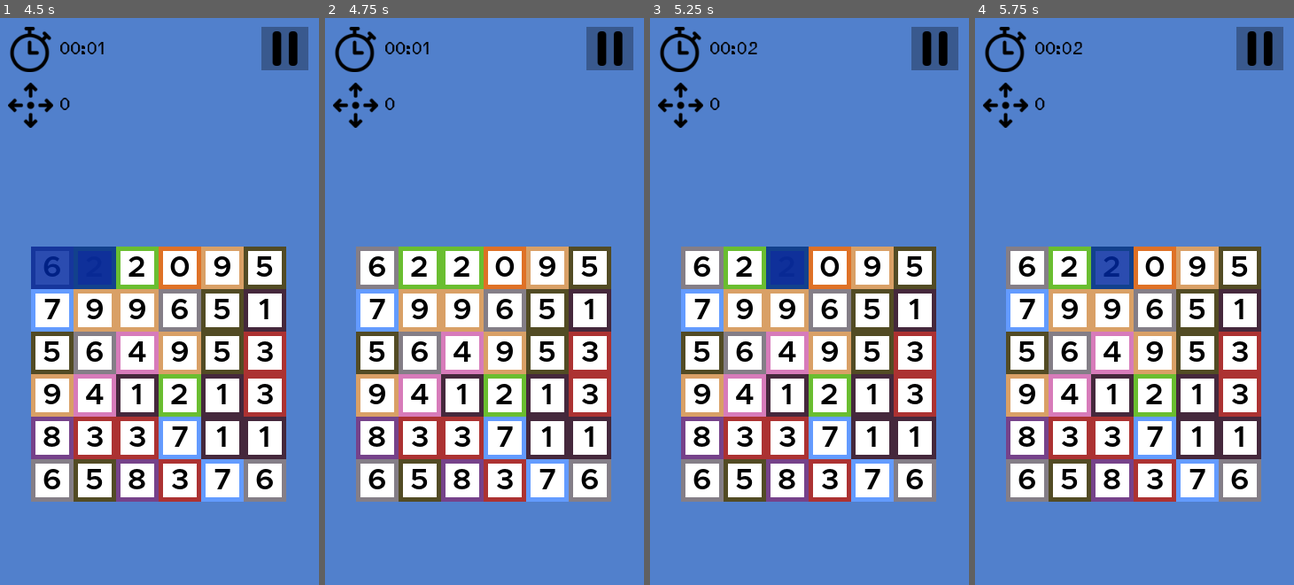
Above: before the commit, frames 1-4 (left to right).
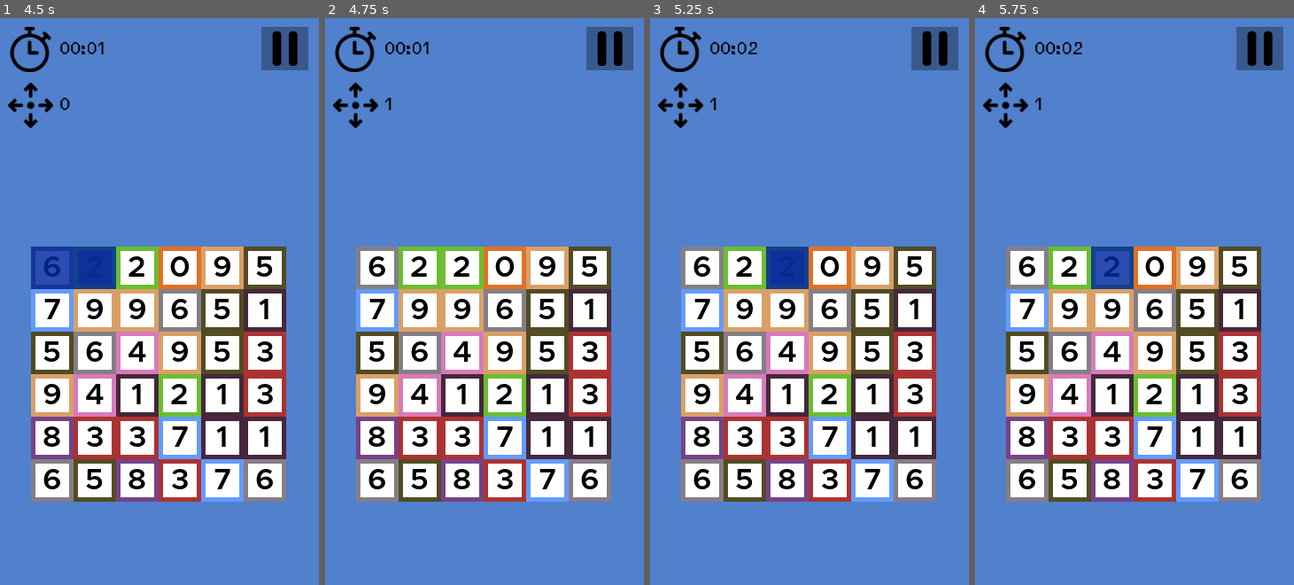
Above: after the commit, the same moments.

Repository: BKopysc/NumericSwipeG3
Game: Godot game, scene res://main.tscn
The game is run twice, just before and just after one commit, with the same random seed, the same clock (stepped at 60 frames per second) and the same inputs.
Inputs (mouse positions are in pixels of both pictures, inside the frame that each line leads up to):
- Up to frame 1 (4.5 s): click "Play" at 0.5 s; click "Easy" at 1.25 s; click (283, 46) at 2 s; click "Resume" at 2.75 s; tap Enter at 3.5 s; move the mouse to (31, 244) at 3.52 s; click (31, 244) at 3.67 s; tap Space at 4.25 s; move the mouse to (73, 244) at 4.27 s; click (73, 244) at 4.42 s
- Up to frame 2 (4.75 s): no input
- Up to frame 3 (5.25 s): tap Enter at 5 s; move the mouse to (764, 244) at 5.02 s; click (764, 244) at 5.17 s
- Up to frame 4 (5.75 s): no input

Frame 1 is identical in both runs. In frame 2, less than 0.1% of the frame differs, in the area x 18-22%, y 14-17%; in frame 3, less than 0.1%; in frame 4, less than 0.1%.

Commit message:
working prototype

Diff:
--- a/levels/DefaultLevel.gd
+++ b/levels/DefaultLevel.gd
@@ -2,6 +2,7 @@
 
 
 var timer_ctr = 0
+var move_ctr = 0
 var level_selected = 0
 
 # Called when the node enters the scene tree for the first time.
@@ -28,3 +29,8 @@
 func _on_BasicTimer_timeout():
 	timer_ctr += 1
 	$LevelHud.update_timer(timer_ctr)
+
+
+func _on_TileContainer_moved(is_success):
+	move_ctr += 1
+	$LevelHud/CanvasLayer/HBoxContainerMove/MoveLabel.text = str(move_ctr)
--- a/levels/DefaultLevel.tscn
+++ b/levels/DefaultLevel.tscn
@@ -20,3 +20,4 @@
 [connection signal="game_exited" from="LevelHud" to="." method="_on_LevelHud_game_exited"]
 [connection signal="game_paused" from="LevelHud" to="." method="_on_LevelHud_game_paused"]
 [connection signal="timeout" from="BasicTimer" to="." method="_on_BasicTimer_timeout"]
+[connection signal="moved" from="TileContainer" to="." method="_on_TileContainer_moved"]
--- a/tiles/SimpleTile.gd
+++ b/tiles/SimpleTile.gd
@@ -3,6 +3,7 @@
 var variant: String
 var value: int
 var location = Vector2(0,0)
+var disabled_tile = false
 
 signal pressed
 
@@ -68,3 +69,11 @@
 	elif(event is InputEventMouseMotion):
 		if(!$HoverTexture.visible):
 			$HoverTexture.show()
+
+
+func hide_tile():
+	$TileTexture/TileLabel.hide()
+	$TileTexture.texture = preload("res://assets/tiles/blank.png")
+	disabled_tile = true
+	mouse_filter = Control.MOUSE_FILTER_IGNORE
+	mouse_default_cursor_shape = Control.CURSOR_ARROW
--- a/tiles/TileContainer.gd
+++ b/tiles/TileContainer.gd
@@ -5,16 +5,20 @@
 # var a = 2
 # var b = "text"
 
+signal moved
+
 var line_started: bool = false
-
 var tile_arr= []
+var tile_child_arr=[]
 var current_tiles = []
 
 # Called when the node enters the scene tree for the first time.
 func _ready():
 	tile_arr = _create_map(6,6)
+	tile_child_arr = _create_map(6,6)
 	_reset_current_tiles()
 	set_tiles(6, 48)
+	#print(tile_child_arr)
 
 func set_tiles(xy_tiles, tile_size):
 	randomize()
@@ -33,8 +37,7 @@
 			tile.connect("pressed", self, "_on_tile_pressed")
 			$Container.add_child(tile)
 			tile_arr[n][m] = value
-
-
+			tile_child_arr[n][m] = tile.get_index()
 
 func _on_tile_pressed(pos, location):
 	if(!line_started):
@@ -64,6 +67,7 @@
 	current_tiles = [Vector2(0,0), Vector2(0,0)]
 
 func _end_line(pos:Vector2):
+
 	var before_pos = Vector2(pos.x, pos.y)
 	var current_pos = $LineRect.rect_position
 	var start_pos = Vector2(before_pos.x,before_pos.y)
@@ -71,10 +75,14 @@
 	if(before_pos.y != current_pos.y):
 		if(before_pos.x != current_pos.x):
 			$LineRect.hide()
+			_run_mistake()
+			emit_signal("moved", false)
 			return
 	elif(before_pos.x != current_pos.x):
 		if(before_pos.y != current_pos.y):
 			$LineRect.hide()
+			_run_mistake()
+			emit_signal("moved", false)
 			return
 
 	if(before_pos.x > current_pos.x):
@@ -99,14 +107,11 @@
 	$LineTimer.start()
 
 
-# Called every frame. 'delta' is the elapsed time since the previous frame.
-#func _process(delta):
-#	pass
 
 func _calc_tiles():
-	print(current_tiles)
-	var row_direction = 1 if (current_tiles[1].x - current_tiles[0].x) > 0 else -1 #prawo
-	var col_direction = 1 if (current_tiles[1].y - current_tiles[0].y) > 0 else -1 #dol
+	#print(current_tiles)
+	var row_direction = 1 if (current_tiles[1].x - current_tiles[0].x) > 0 else -1 #rigth
+	var col_direction = 1 if (current_tiles[1].y - current_tiles[0].y) > 0 else -1 #down
 
 	if(current_tiles[1].x == current_tiles[0].x):
 		row_direction = 0
@@ -147,8 +152,36 @@
 
 	#TILE CHECKING
 
+	var val_before = -1
+	for n in range(tiles_to_check.size()):
+		var tile_check_val = tiles_to_check[n].val
+		if tile_check_val >= val_before:
+			val_before = tile_check_val
+		elif tile_check_val == -1:
+			continue
+		else:
+			#print("bad")
+			_run_mistake()
+			emit_signal("moved", false)
+			return
 
+	for n in range(tiles_to_check.size()):
+		if(tiles_to_check[n].val == -1):
+			continue
+		var tile_check_x = tiles_to_check[n].loc.x
+		var tile_check_y = tiles_to_check[n].loc.y
+		$Container.get_child(tile_child_arr[tile_check_x][tile_check_y]).hide_tile()
+		tile_arr[tile_check_x][tile_check_y] = -1
+
+	emit_signal("moved", true)
 
 func _on_LineTimer_timeout():
 	$LineRect.hide()
 	_calc_tiles()
+
+func _run_mistake():
+	$MistakeTimer.start()
+	$MistakeRect.show()
+
+func _on_MistakeTimer_timeout():
+	$MistakeRect.hide()
--- a/tiles/TileContainer.tscn
+++ b/tiles/TileContainer.tscn
@@ -24,8 +24,19 @@
 margin_bottom = 193.0
 color = Color( 0, 0.156863, 0.627451, 0.831373 )
 
+[node name="MistakeRect" type="ColorRect" parent="."]
+visible = false
+margin_right = 288.0
+margin_bottom = 288.0
+color = Color( 1, 0, 0, 0.219608 )
+
 [node name="LineTimer" type="Timer" parent="."]
-wait_time = 0.3
+wait_time = 0.2
+one_shot = true
+
+[node name="MistakeTimer" type="Timer" parent="."]
+wait_time = 0.1
 one_shot = true
 
 [connection signal="timeout" from="LineTimer" to="." method="_on_LineTimer_timeout"]
+[connection signal="timeout" from="MistakeTimer" to="." method="_on_MistakeTimer_timeout"]
